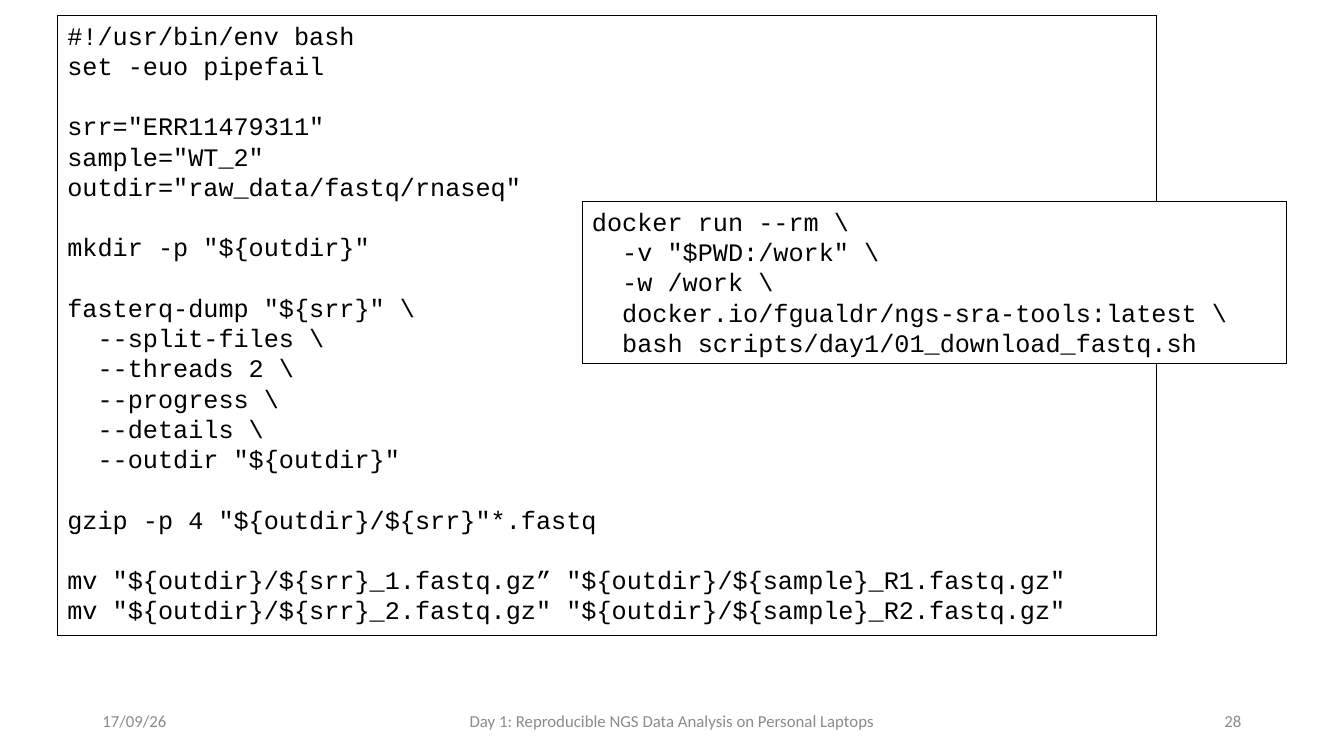
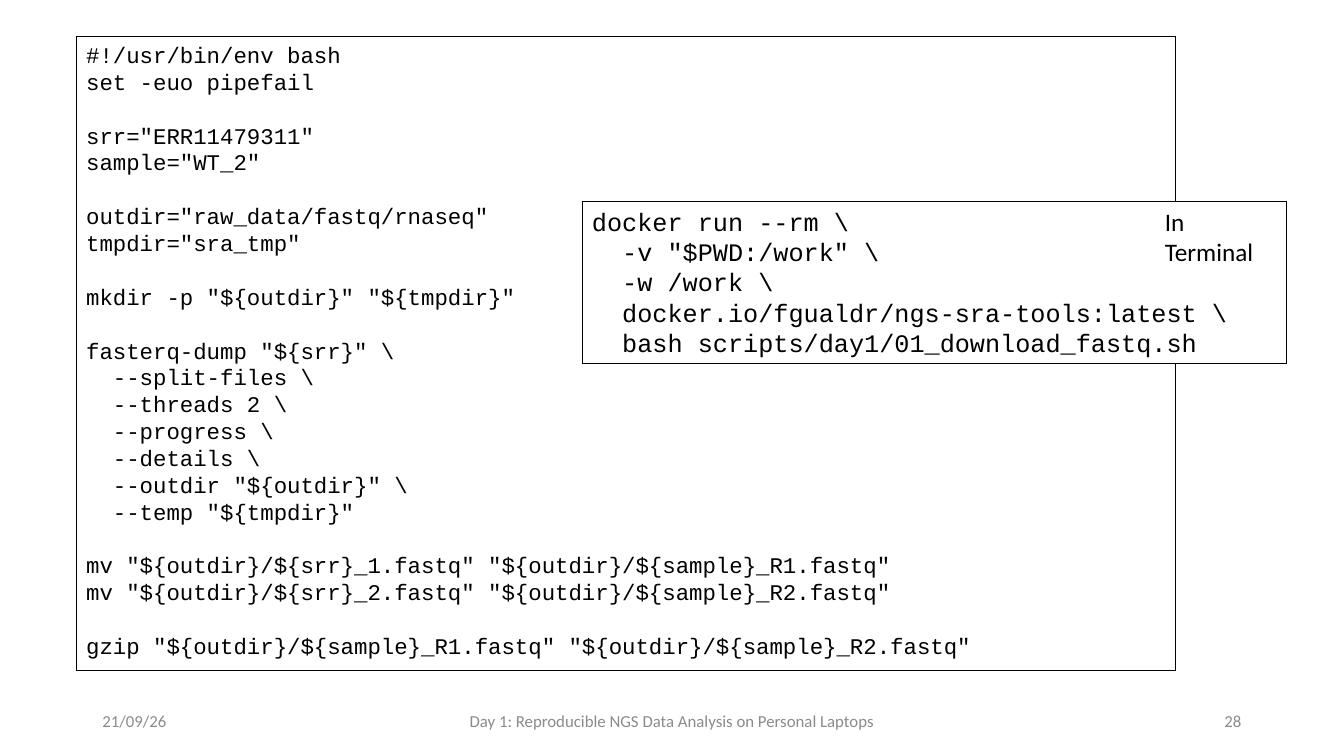
Before and after one commit to fgualdr/reproducible-ngs-workshop, a slide deck: slide 29 of power_point/Day1.pptx. Drawn at 1344x756 pixels with LibreOffice and Linux fonts; fonts in the diff are those of the drawing. Boxes give left, top, right and bottom in pixels: in the first picture for what was removed or moved away, otherwise in the second. Text is boxed around its words. In the diff, an @@ line names an element or a change of style, - is before the commit and + after.

```diff
--- a/power_point/Day1.pptx
+++ b/power_point/Day1.pptx
@@ rectangle "#!/usr/bin/env bash": place and size @@
-rectangle "#!/usr/bin/env bash" at box(57, 15, 1157, 636)
+rectangle "#!/usr/bin/env bash" at box(77, 36, 1177, 670)
@@ text in rectangle at box(86, 47, 488, 467): size 18 to 16 pt in "#!/usr/bin/env bash", "set -euo pipefail", "srr="ERR11479311"", "sample="WT_2"" and 6 more places @@
@@ text in rectangle at box(86, 235, 515, 310): text changed; size 18 to 16 pt @@
-mkdir -p "${outdir}"
+tmpdir="sra_tmp"
+mkdir -p "${outdir}" "${tmpdir}"
@@ text added at box(1165, 214, 1253, 261), 18 pt, text #000000 @@
+In Terminal
@@ text in rectangle at box(86, 477, 971, 659): text changed; size 18 to 16 pt @@
---outdir "${outdir}"
-gzip -p 4 "${outdir}/${srr}"*.fastq
-mv "${outdir}/${srr}_1.fastq.gz” "${outdir}/${sample}_R1.fastq.gz"
-mv "${outdir}/${srr}_2.fastq.gz" "${outdir}/${sample}_R2.fastq.gz"
+--outdir "${outdir}" \
+--temp "${tmpdir}"
+mv "${outdir}/${srr}_1.fastq" "${outdir}/${sample}_R1.fastq"
+mv "${outdir}/${srr}_2.fastq" "${outdir}/${sample}_R2.fastq"
+gzip "${outdir}/${sample}_R1.fastq" "${outdir}/${sample}_R2.fastq"
@@ text at box(102, 715, 166, 728): text changed @@
-17/09/26
+21/09/26
```
Also in this commit, not shown: 35 other slides changed, 1 slide added, 10 other files.
